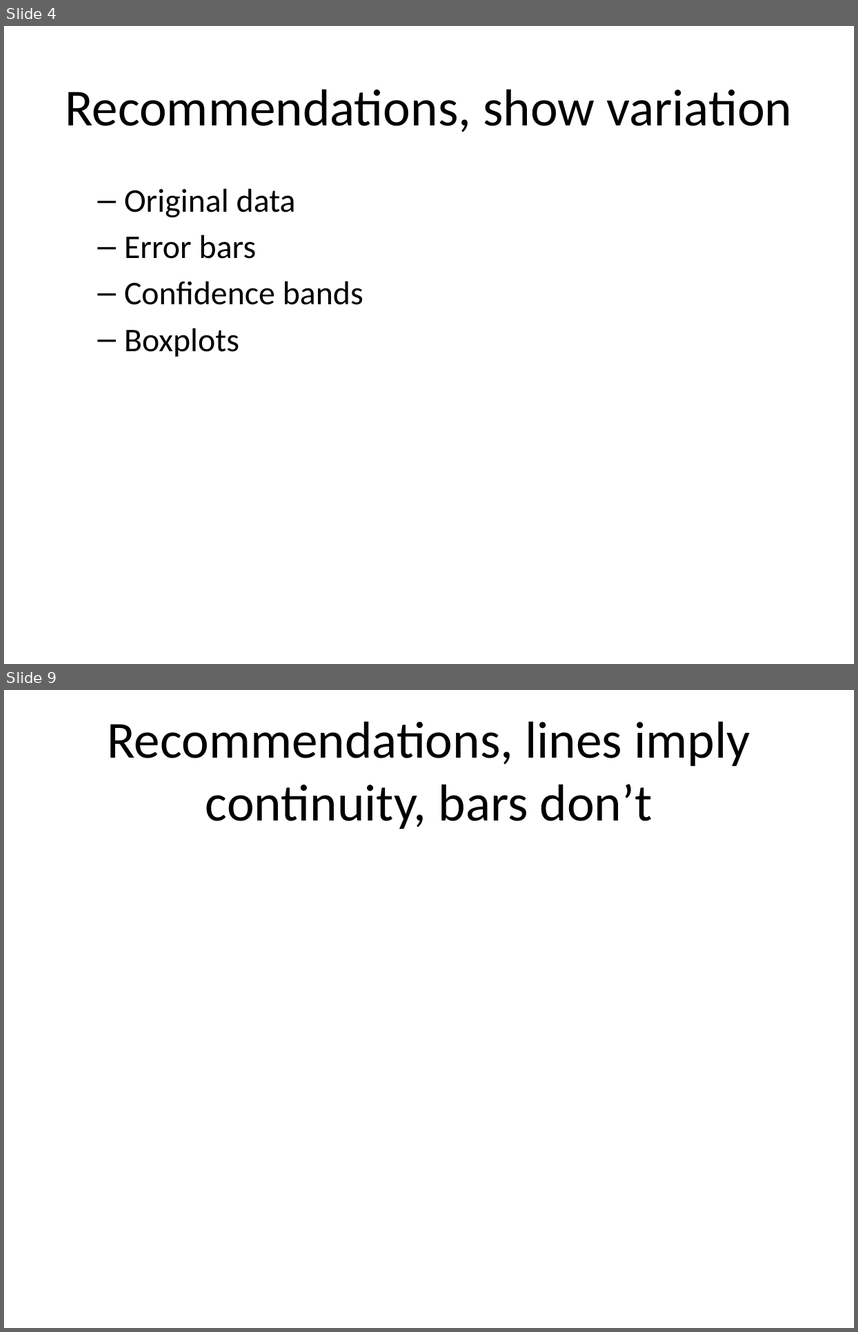
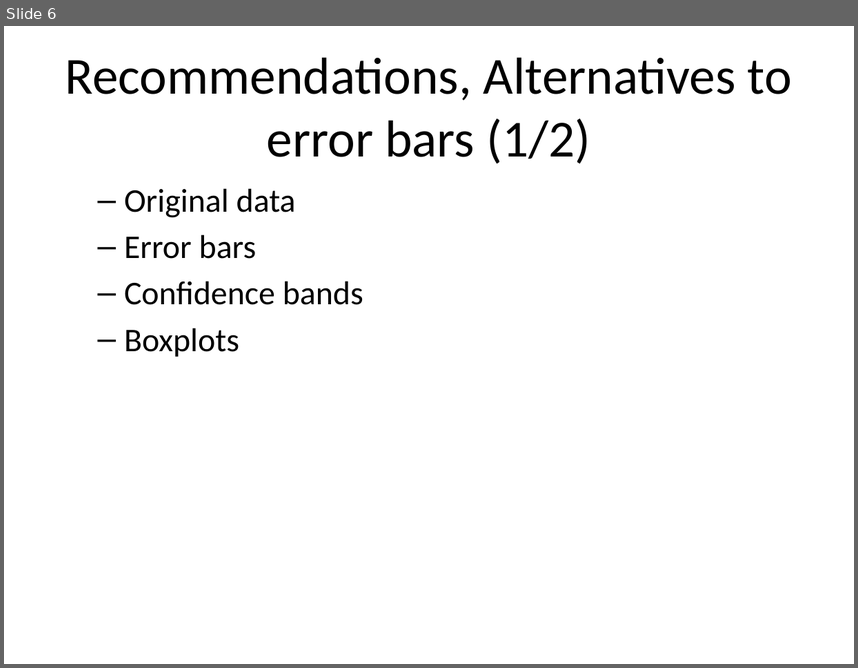
Before and after one commit to pmean/data-visualization, a slide deck: data-viz-03/component/recommendations-linegraphs.pptx. Shown one above the other, each under a label of ours: slides 4 and 9 before the commit, slide 6 after it; the slides between them are not shown. The pictures are 858x1332 and 858x668 pixels, drawn with LibreOffice and Linux fonts; fonts in the diff are those of the drawing. Boxes give left, top, right and bottom in pixels: in the first picture for what was removed or moved away, otherwise in the second. Text is boxed around its words. In the diff, an @@ line names an element or a change of style, - is before the commit and + after.

```diff
--- a/data-viz-03/component/recommendations-linegraphs.pptx
+++ b/data-viz-03/component/recommendations-linegraphs.pptx
@@ slide 9 removed at (x1=4, y1=690, x2=854, y2=1328), background #FFFFFF @@
@@ title removed at (x1=107, y1=721, x2=750, y2=829) @@
-Recommendations, lines imply continuity, bars don’t
@@ what was slide 4 is now slide 6 @@
@@ slide 6 changed as well @@
@@ title at (x1=65, y1=57, x2=792, y2=164): text changed @@
-Recommendations, show variation
+Recommendations, Alternatives to error bars (1/2)
```
Also in this commit, not shown: 3 other slides changed, 3 slides added, 7 other slides removed, 1 other file.
